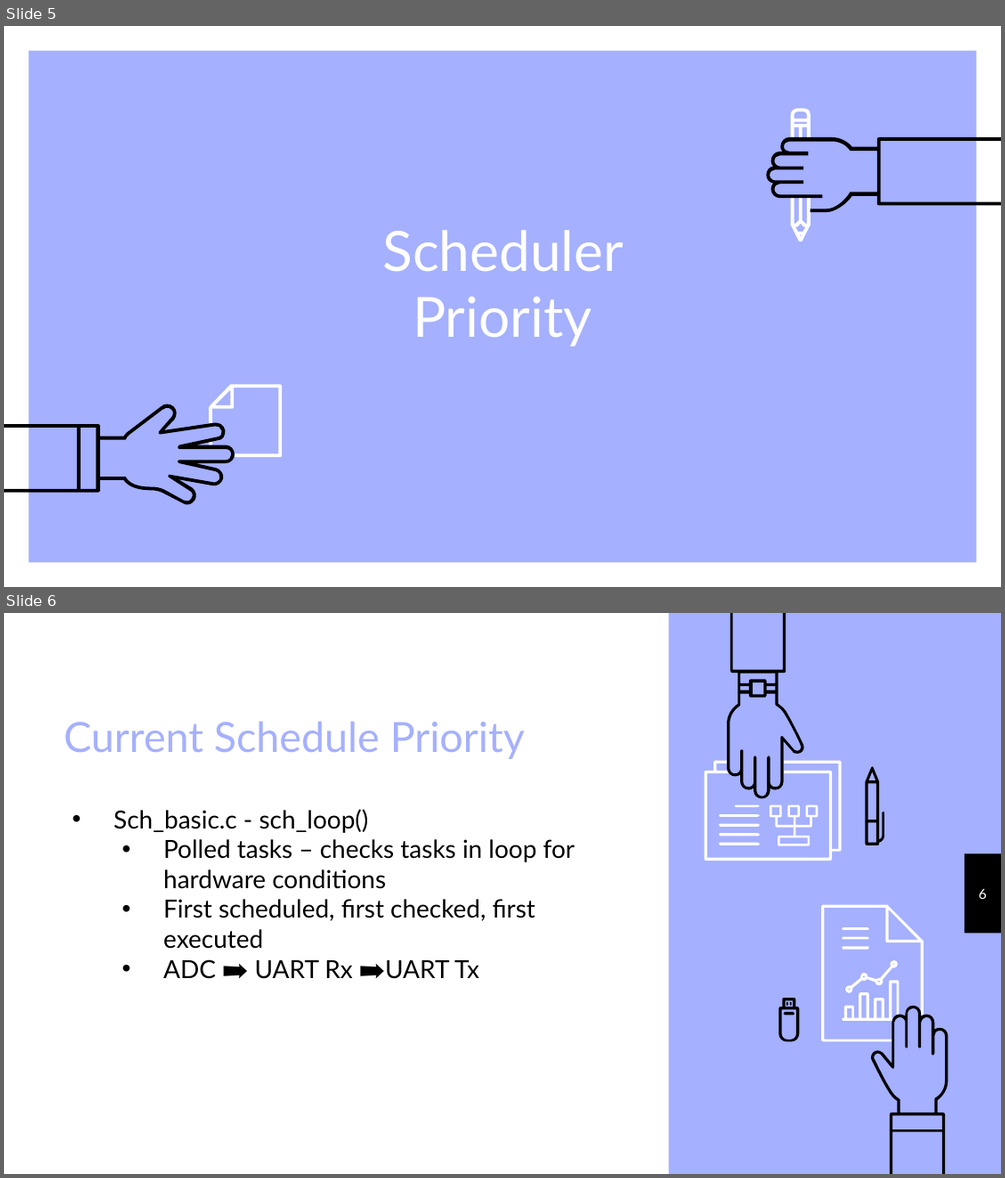
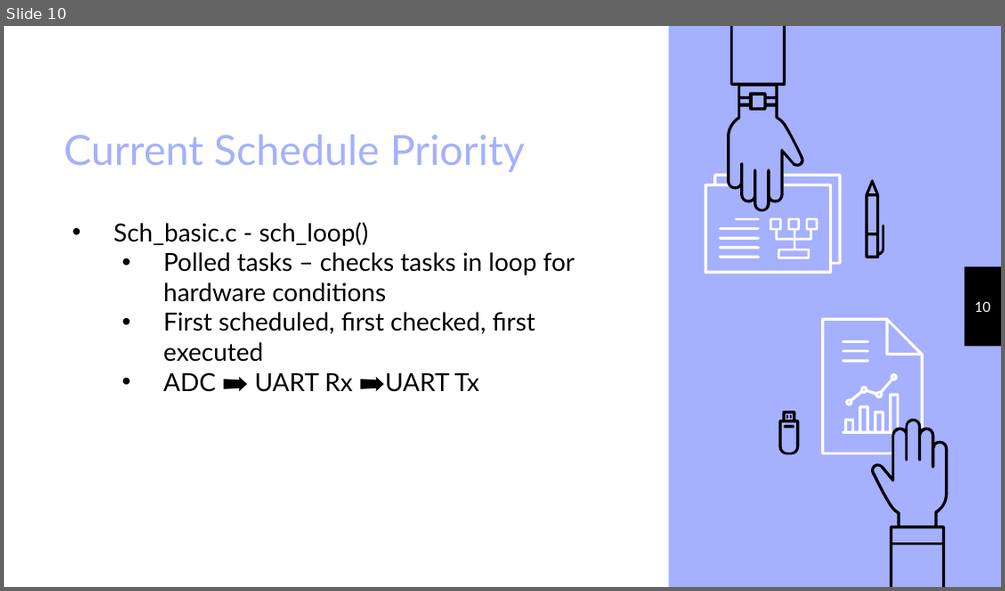
Before and after one commit to outlawkylie/CpE5170, a slide deck: 2.24.21 Lab 1 Update.pptx. Shown one above the other, each under a label of ours: slides 5 and 6 before the commit, slide 10 after it. The pictures are 1005x1178 and 1005x591 pixels, drawn with LibreOffice and Linux fonts; fonts in the diff are those of the drawing. Boxes give left, top, right and bottom in pixels: in the first picture for what was removed or moved away, otherwise in the second. Text is boxed around its words. In the diff, an @@ line names an element or a change of style, - is before the commit and + after.

```diff
--- a/2.24.21 Lab 1 Update.pptx
+++ b/2.24.21 Lab 1 Update.pptx
@@ slide 5 removed at [4,26,1001,587], background #A5B0FE @@
@@ frame removed at [4,26,1001,586] @@
@@ freeform shape removed at [790,108,810,137] @@
@@ freeform shape removed at [767,136,1001,211] @@
@@ freeform shape removed at [791,198,810,241] @@
@@ title removed at [382,230,623,346] @@
-Scheduler Priority
@@ freeform shape removed at [210,384,282,457] @@
@@ freeform shape removed at [5,403,235,505] @@
@@ freeform shape removed at [209,442,211,444] @@
@@ what was slide 6 is now slide 10 @@
@@ page number at [974,301,990,312]: text changed @@
-6
+10
```
Also in this commit, not shown: 4 slides changed, 5 slides added, 1 other file.
